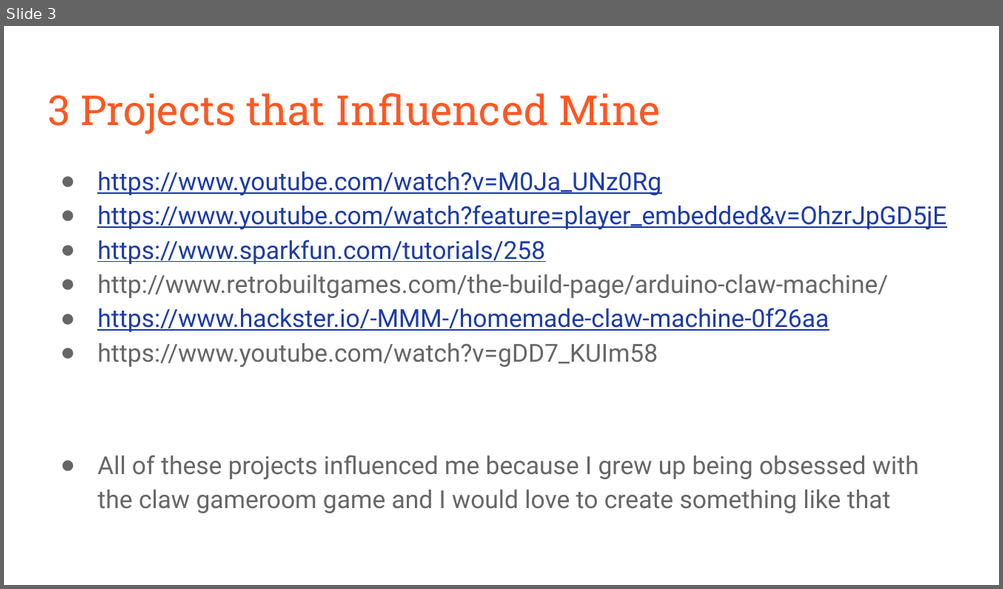
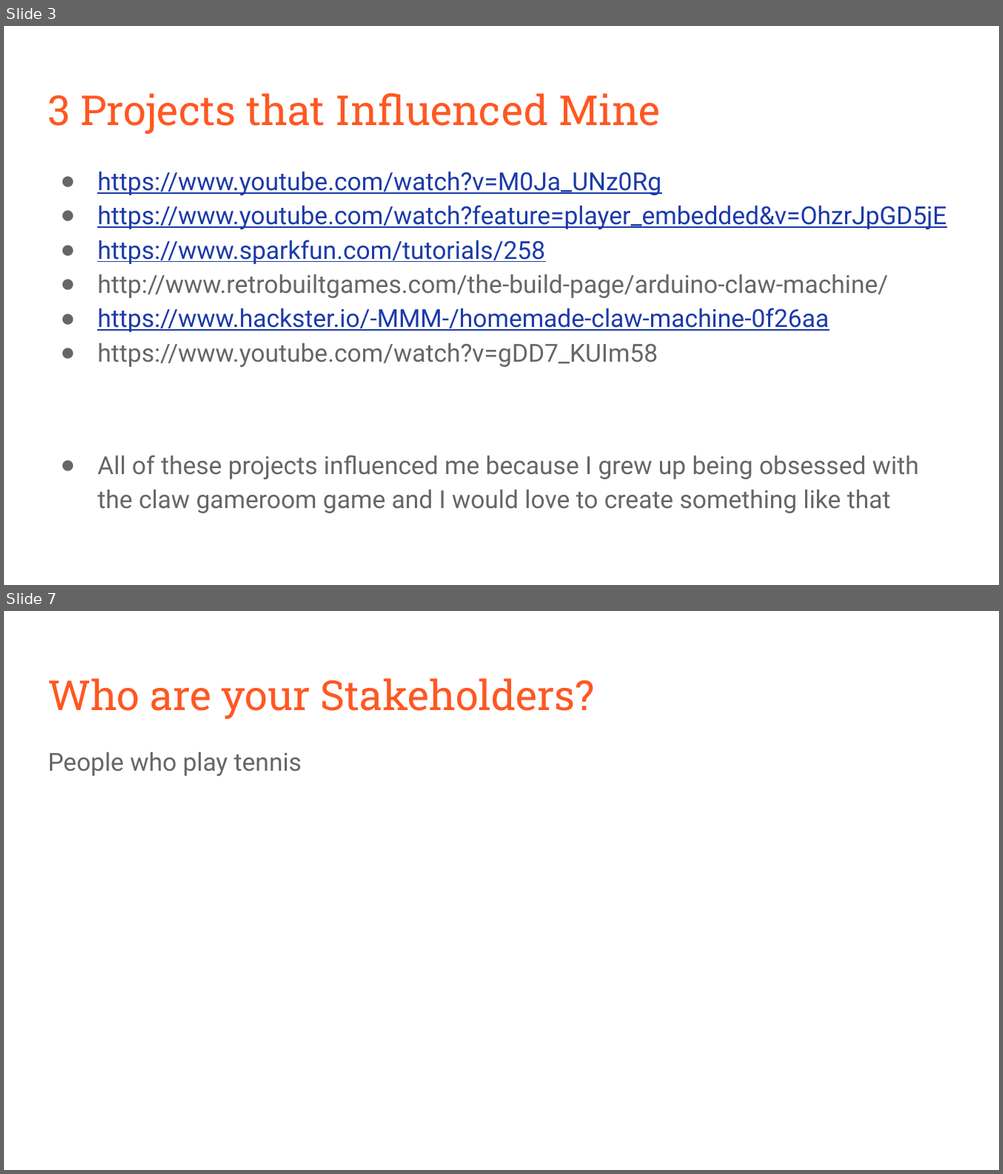
Before and after one commit to ashleycosette/CIM-542--Physical-Computing, a slide deck: Midterm/Midterm Physical Computing.pptx. Shown one above the other, each under a label of ours: slide 3 before the commit, slides 3 and 7 after it; the slides between them are not shown. The pictures are 1003x589 and 1003x1174 pixels, drawn with LibreOffice and Linux fonts; fonts in the diff are those of the drawing. Boxes give left, top, right and bottom in pixels: in the first picture for what was removed or moved away, otherwise in the second. Text is boxed around its words. In the diff, an @@ line names an element or a change of style, - is before the commit and + after.

```diff
--- a/Midterm/Midterm Physical Computing.pptx
+++ b/Midterm/Midterm Physical Computing.pptx
@@ slide 7 added at bbox=[4, 611, 999, 1170], background #FFFFFF @@
@@ title added at bbox=[48, 678, 594, 719], 30 pt, text #FF5722 @@
+Who are your Stakeholders?
@@ text added at bbox=[48, 752, 301, 776], 18 pt, text #666666 @@
+People who play tennis
```
Also in this commit, not shown: 2 slides changed, 6 other slides added, 19 other files.
